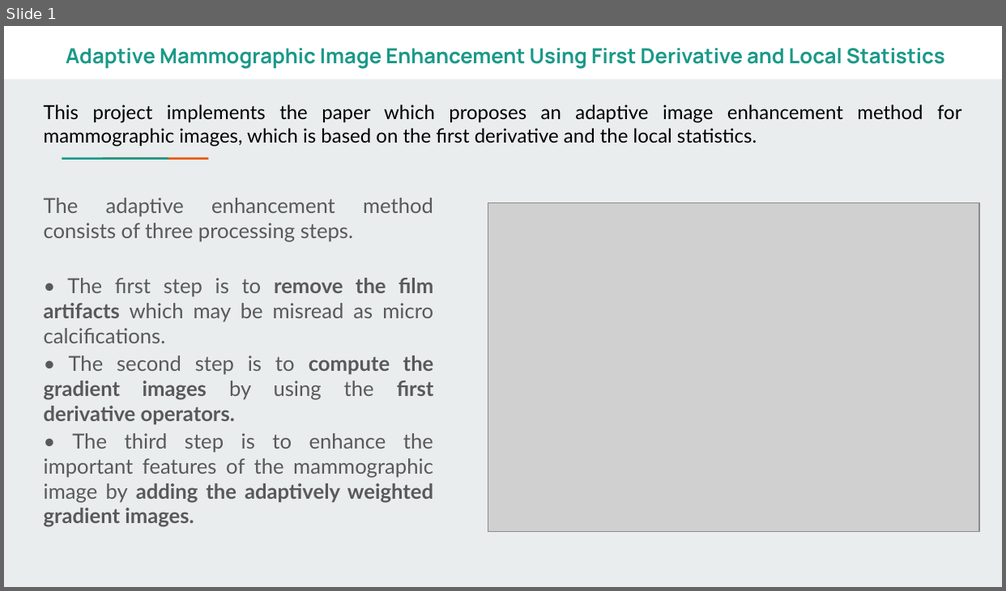
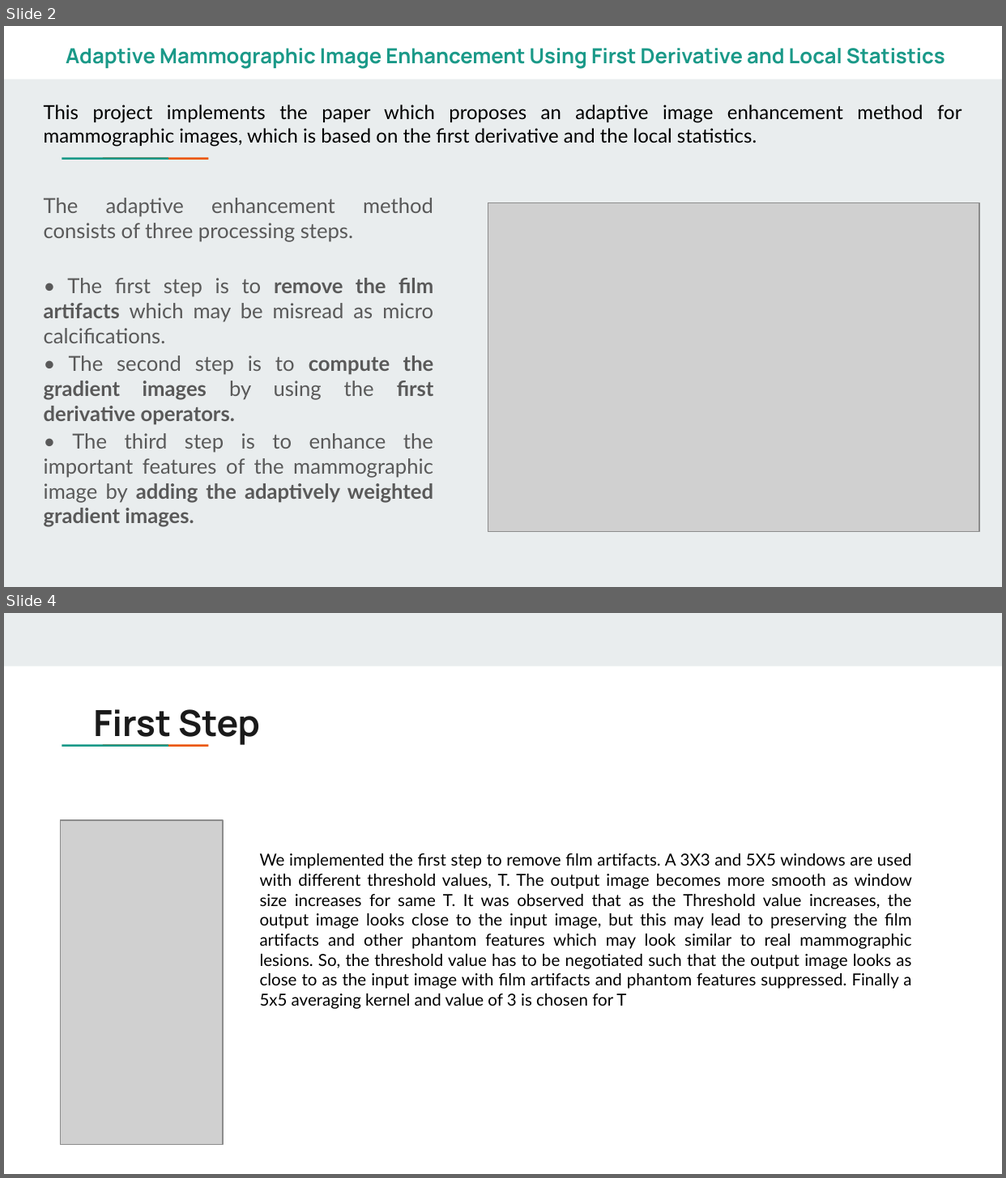
Before and after one commit to srijansingh53/MammoHance, a slide deck: assets/Final_eval.pptx. Shown one above the other, each under a label of ours: slide 1 before the commit, slides 2 and 4 after it; the slides between them are not shown. The pictures are 1006x591 and 1006x1178 pixels, drawn with LibreOffice and Linux fonts; fonts in the diff are those of the drawing; grey boxes stand for pictures. Boxes give left, top, right and bottom in pixels: in the first picture for what was removed or moved away, otherwise in the second. Text is boxed around its words. In the diff, an @@ line names an element or a change of style, - is before the commit and + after.

```diff
--- a/assets/Final_eval.pptx
+++ b/assets/Final_eval.pptx
@@ slide 4 added at (x1=4, y1=613, x2=1002, y2=1174), background #FFFFFF; not listed: 2 template elements that a slide beside it also shows @@
@@ rectangle added at (x1=4, y1=613, x2=1002, y2=666), fill #E9EDEE @@
@@ title added at (x1=93, y1=709, x2=260, y2=746), 26 pt, text #1A1A1A, bold @@
+First Step
@@ picture added at (x1=60, y1=820, x2=223, y2=1145) @@
@@ text added at (x1=260, y1=854, x2=913, y2=1009), 12 pt, text #000000 @@
+We implemented the first step to remove film artifacts. A 3X3 and 5X5 windows are used with different threshold values, T. The output image becomes more smooth as window size increases for same T. It was observed that as the Threshold value increases, the output image looks close to the input image, but this may lead to preserving the film artifacts and other phantom features which may look similar to real mammographic lesions. So, the threshold value has to be negotiated such that the output image looks as close to as the input image with film artifacts and phantom features suppressed. Finally a 5x5 averaging kernel and value of 3 is chosen for T
@@ what was slide 1 is now slide 2 @@
```
Also in this commit, not shown: 2 slides changed, 3 other slides added.
